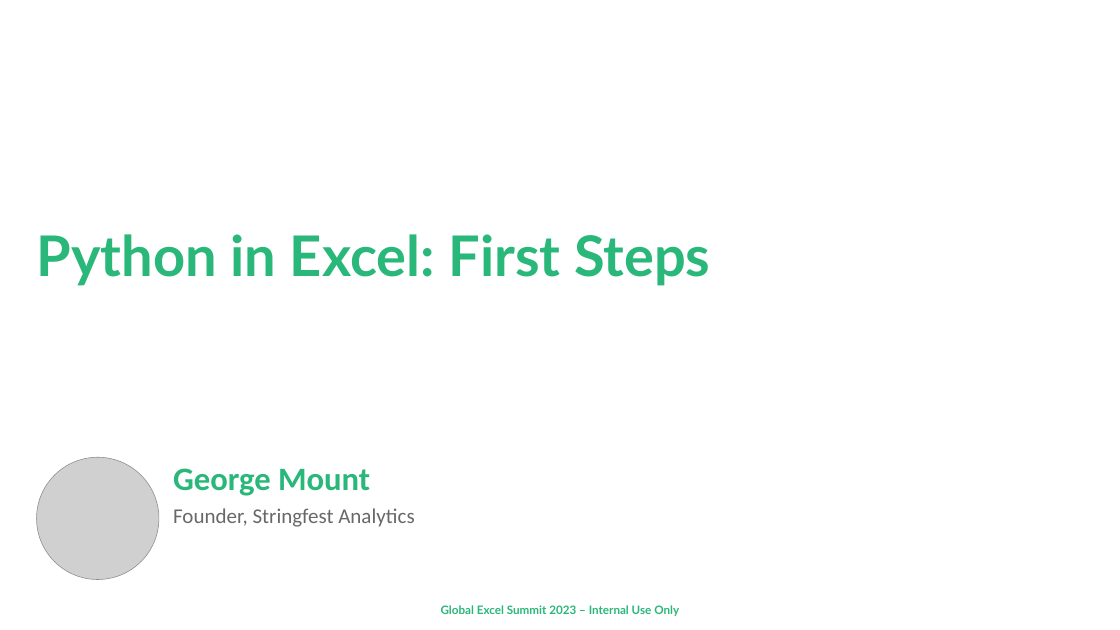
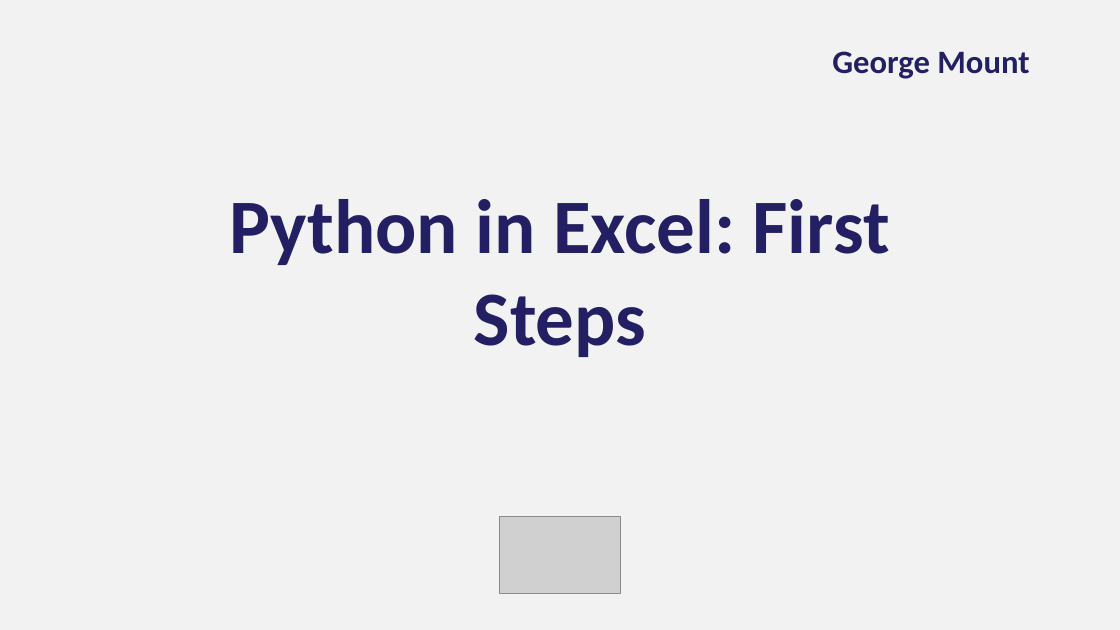
Before and after one commit to stringfestdata/xlgs-2024-pie, a slide deck: slide 1 of xlgs-python-in-excel-first-steps.pptx. Drawn at 1120x630 pixels with LibreOffice and Linux fonts; fonts in the diff are those of the drawing; grey boxes stand for pictures; background and template pictures are left out. Boxes give left, top, right and bottom in pixels: in the first picture for what was removed or moved away, otherwise in the second. Text is boxed around its words. In the diff, an @@ line names an element or a change of style, - is before the commit and + after.

```diff
--- a/xlgs-python-in-excel-first-steps.pptx
+++ b/xlgs-python-in-excel-first-steps.pptx
@@ text "George Mount": place and size @@
-text "George Mount" at (173,468,370,496)
+text "George Mount" at (832,51,1029,79)
@@ text "George Mount" at (832,51,1029,79): text colour #2AB77A to #241F62; vertical alignment top to middle @@
@@ title "Python in Excel: First Steps": place and size @@
-title "Python in Excel: First Steps" at (37,234,710,286)
+title "Python in Excel: First Steps" at (229,199,890,357)
@@ title "Python in Excel: First Steps" at (229,199,890,357): size 72 to 99 pt, font Lato to Calibri, text colour #2AB77A to #241F62; alignment left to centre; line spacing 0.9 to 1; vertical alignment top to middle @@
@@ picture removed at (36,457,159,579) @@
@@ text removed at (173,508,414,527) @@
-Founder, Stringfest Analytics
@@ picture added at (500,516,621,594) @@
@@ text removed at (441,605,679,616) @@
-Global Excel Summit 2023 – Internal Use Only
```
Also in this commit, not shown: 1 slide added, 1 slide removed.
